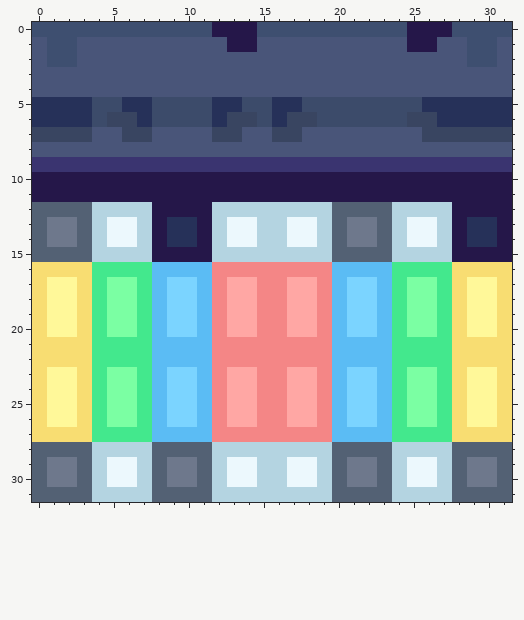
Pixel-art sprite: game/models/textures/player/limbs.png. Above is the file before it was changed.
The file is 32x32 pixels.
Now the later version:
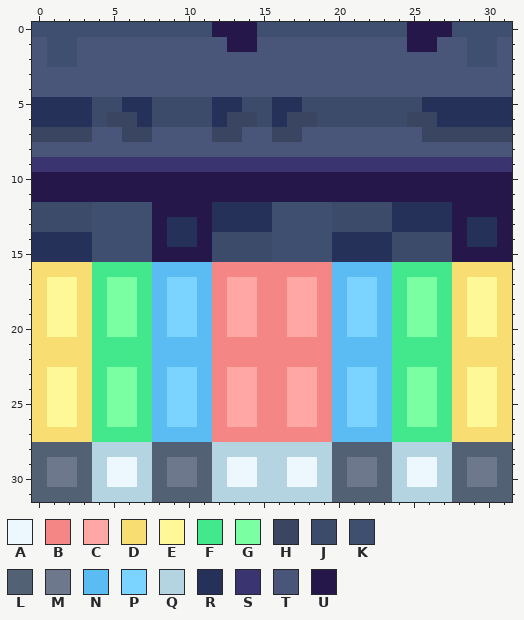
Palette (. is transparent): A #ecf8fd  B #f48686  C #ffa7a4  D #f8dd72  E #fff899  F #43e88d  G #7bffa3  H #394561  J #3c4b6a  K #3e4f70  L #536174  M #6e788c  N #5bbcf4  P #7bd4ff  Q #b4d4e1  R #263159  S #3a3470  T #495579  U #251749
The exact change:
Colour A gives way to colour J in row 14 at x 13 to 14 and 25 to 26.
Colour L gives way to colour J in row 12 at x 0 to 3 and 20 to 23; in row 13 at x 0, 3, 20 and 23.
Colour M gives way to colour J in row 13 at x 1 to 2 and 21 to 22.
Colour Q gives way to colour J in row 14 at x 12, 15, 24 and 27; in row 15 at x 12 to 15 and 24 to 27.
Colour A gives way to colour K in rows 13 to 14 at x 5 to 6 and 17 to 18.
Colour Q gives way to colour K in row 12 at x 4 to 7 and 16 to 19; in rows 13 to 14 at x 4, 7, 16 and 19; in row 15 at x 4 to 7 and 16 to 19.
Colour A gives way to colour R in row 13 at x 13 to 14 and 25 to 26.
Colour L gives way to colour R in row 14 at x 0, 3, 20 and 23; in row 15 at x 0 to 3 and 20 to 23.
Colour M gives way to colour R in row 14 at x 1 to 2 and 21 to 22.
Colour Q gives way to colour R in row 12 at x 12 to 15 and 24 to 27; in row 13 at x 12, 15, 24 and 27.
Boxes around the changes in both pictures, in picture pixels (x1, y1, x2, y2):
changed: (32, 202, 152, 262)
changed: (212, 202, 452, 262)
